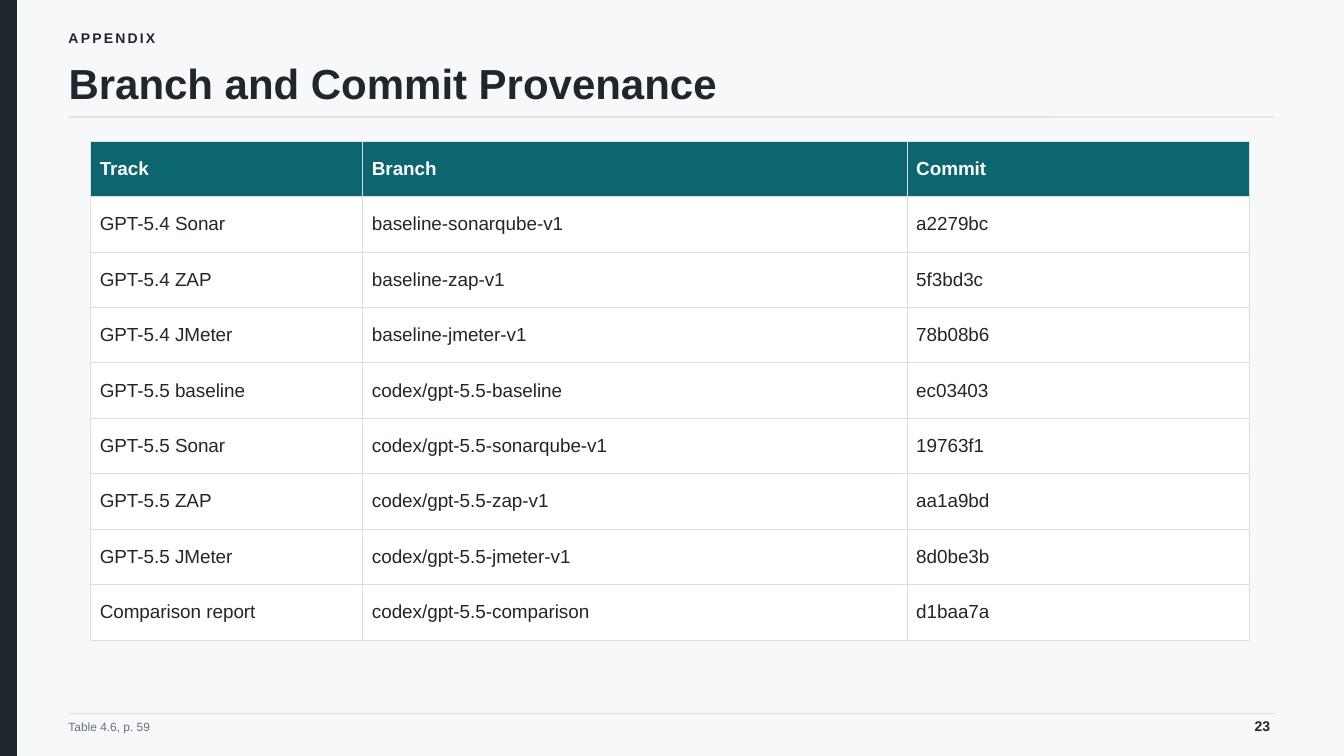
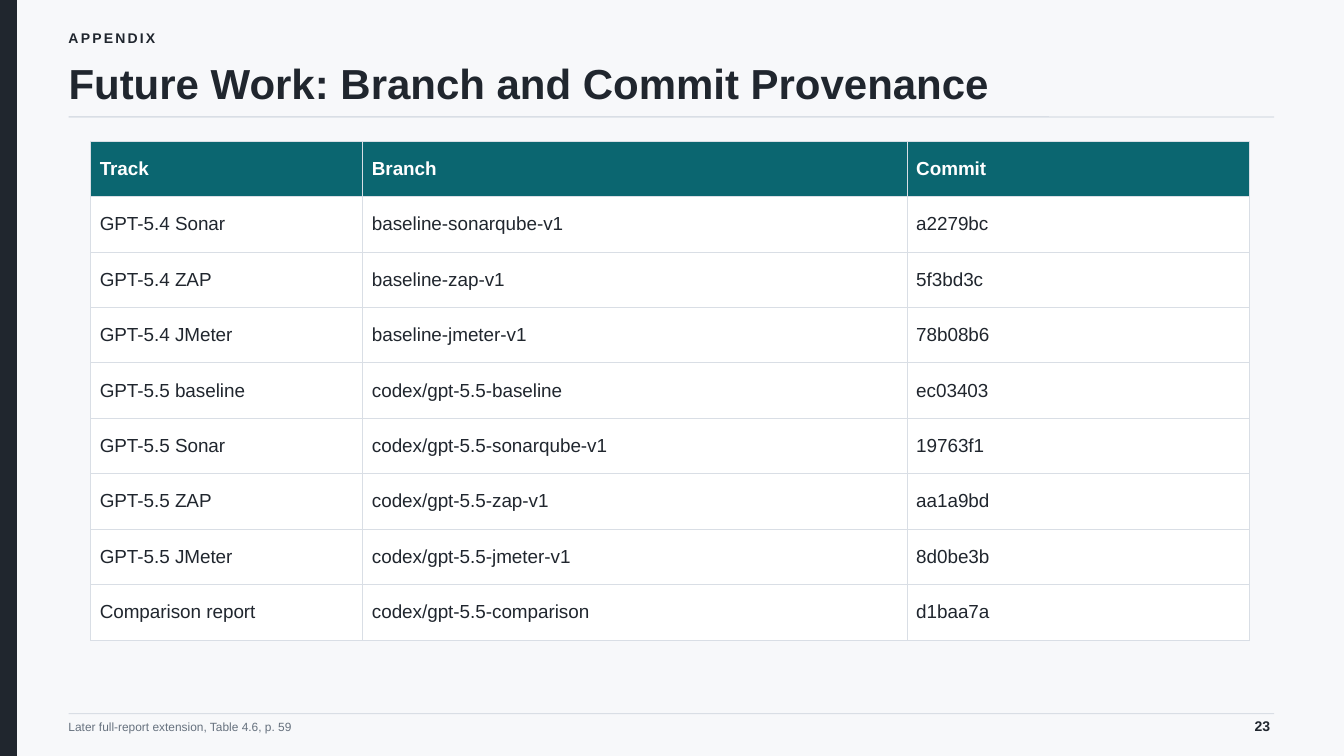
Before and after one commit to minatozaki98/financial-accounting, a slide deck: slide 23 of Document/outputs/final-defense/G6519692_Zaw_Ye_Htut_Ko_Final_Thesis_Defense.pptx. Drawn at 1344x756 pixels with LibreOffice and Linux fonts; fonts in the diff are those of the drawing. Boxes give left, top, right and bottom in pixels: in the first picture for what was removed or moved away, otherwise in the second. Text is boxed around its words. In the diff, an @@ line names an element or a change of style, - is before the commit and + after.

Commit message:
fix: frame GPT-5.5 results as future work

```diff
--- a/Document/outputs/final-defense/G6519692_Zaw_Ye_Htut_Ko_Final_Thesis_Defense.pptx
+++ b/Document/outputs/final-defense/G6519692_Zaw_Ye_Htut_Ko_Final_Thesis_Defense.pptx
@@ text at (x1=69, y1=68, x2=989, y2=100): text changed @@
-Branch and Commit Provenance
+Future Work: Branch and Commit Provenance
@@ text at (x1=68, y1=722, x2=291, y2=734): text changed @@
-Table 4.6, p. 59
+Later full-report extension, Table 4.6, p. 59
```
Also in this commit, not shown: 8 other slides changed, 10 other files.
